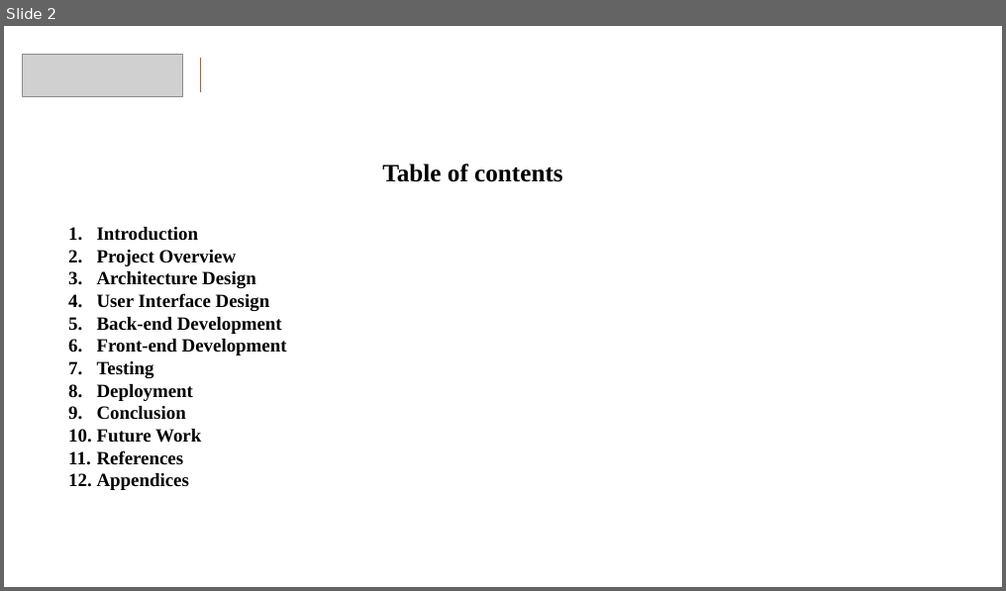
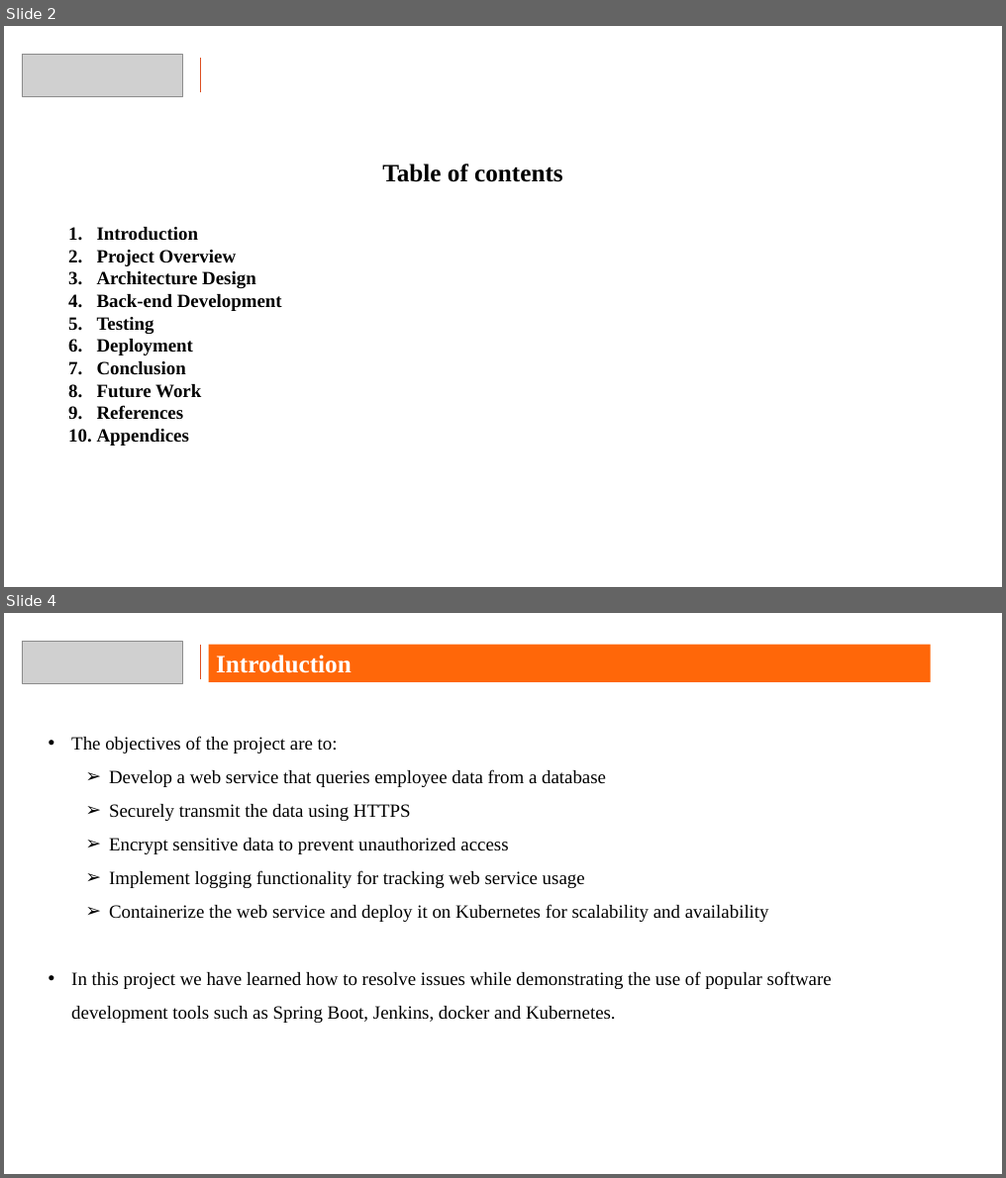
Before and after one commit to bharath210/HDFC_Capstone, a slide deck: Capstone Presentation Format Ver 1.0.pptx. Shown one above the other, each under a label of ours: slide 2 before the commit, slides 2 and 4 after it; the slides between them are not shown. The pictures are 1006x591 and 1006x1178 pixels, drawn with LibreOffice and Linux fonts; fonts in the diff are those of the drawing; grey boxes stand for pictures; background and template pictures are left out. Boxes give left, top, right and bottom in pixels: in the first picture for what was removed or moved away, otherwise in the second. Text is boxed around its words. In the diff, an @@ line names an element or a change of style, - is before the commit and + after.

Commit message:
added screenshots and ppt

```diff
--- a/Capstone Presentation Format Ver 1.0.pptx
+++ b/Capstone Presentation Format Ver 1.0.pptx
@@ slide 4 added at (4,613,1002,1174), background picture (left out) @@
@@ picture added at (22,641,183,683) @@
@@ line added from (201, 645) to (201, 679), #DD4F22 1 pt @@
@@ rectangle added at (208,645,930,682), fill #FF6709, 24 pt, text #FFFFFF, bold @@
+Introduction
@@ text added at (71,736,832,1023), 18 pt, text #000000 @@
+• The objectives of the project are to:
+    ➢ Develop a web service that queries employee data from a database
+    ➢ Securely transmit the data using HTTPS
+    ➢ Encrypt sensitive data to prevent unauthorized access
+    ➢ Implement logging functionality for tracking web service usage
+    ➢ Containerize the web service and deploy it on Kubernetes for scalability and availability
+• In this project we have learned how to resolve issues while demonstrating the use of popular software development tools such as Spring Boot, Jenkins, docker and Kubernetes.
@@ slide 2 changed as well @@
@@ text at (97,293,270,311): paragraph removed @@
-4. User Interface Design
@@ text at (97,339,287,356): paragraph removed @@
-6. Front-end Development
```
Also in this commit, not shown: 7 other slides changed, 21 other slides added, 5 slides removed, 40 other files.
